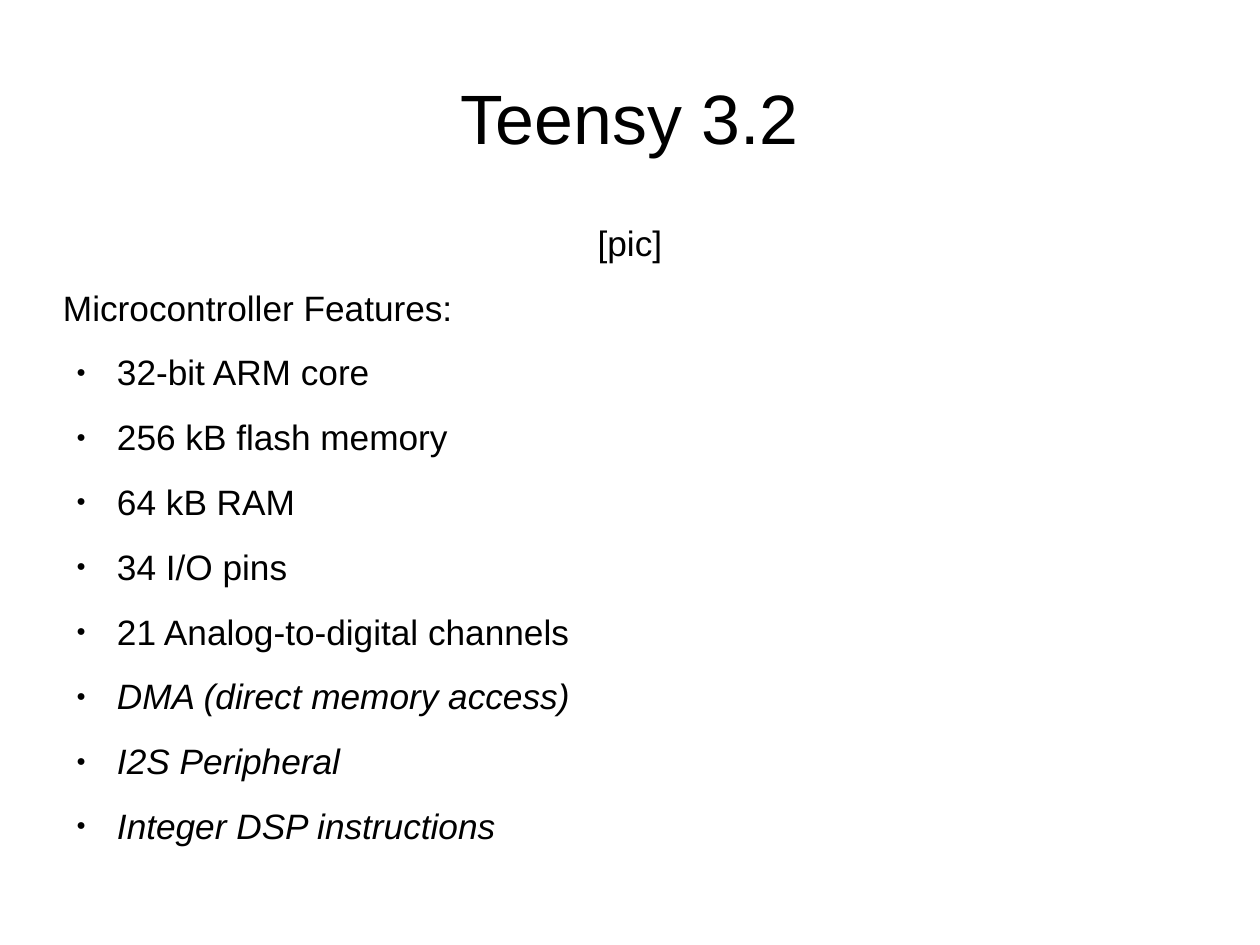
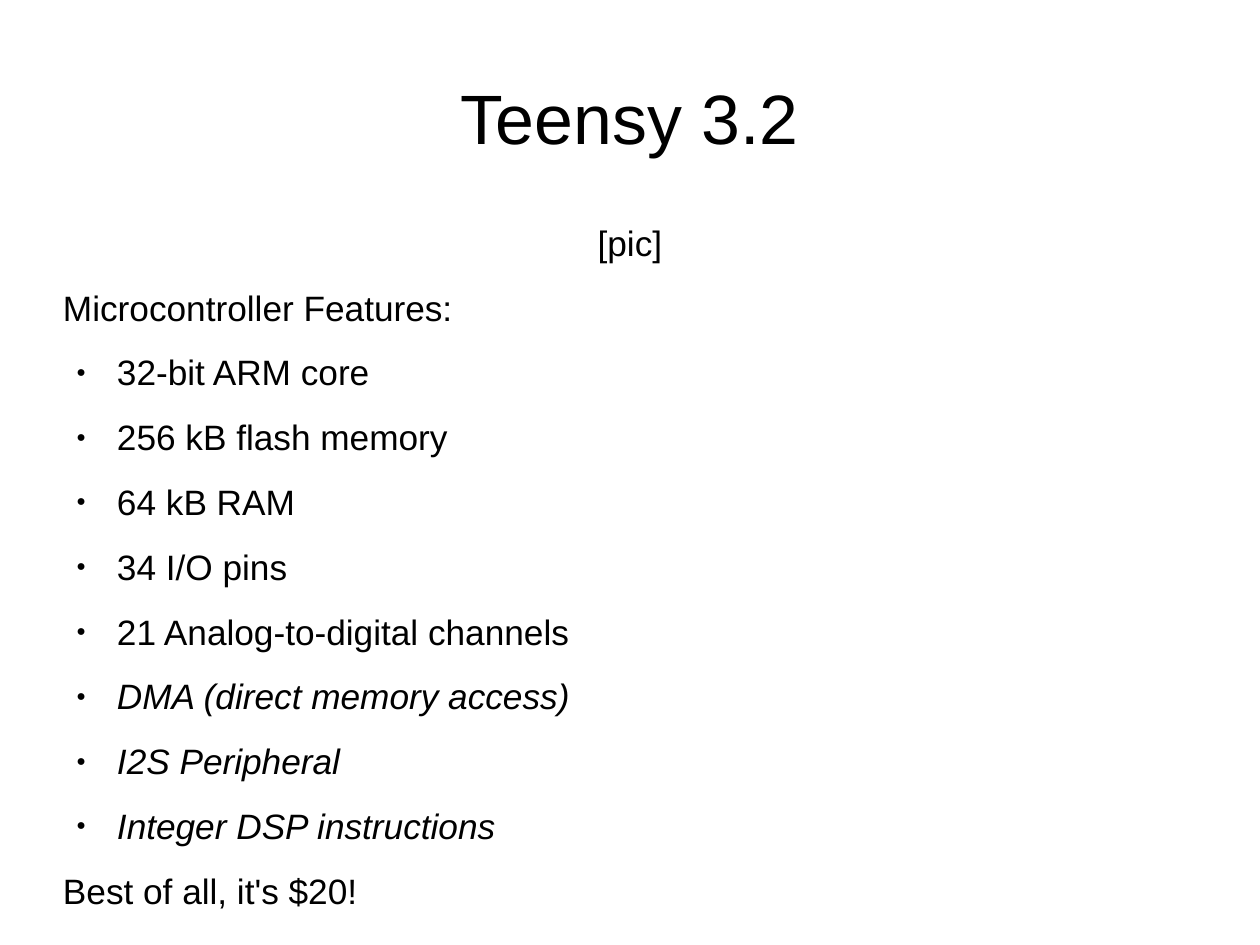
Before and after one commit to Jacquot-SFE/Teensy-synth-platform, a slide deck: slide 3 of presentation/slides/teensy-synthesis.odp. Drawn at 1260x945 pixels with LibreOffice and Linux fonts; fonts in the diff are those of the drawing. Boxes give left, top, right and bottom in pixels: in the first picture for what was removed or moved away, otherwise in the second. Text is boxed around its words. In the diff, an @@ line names an element or a change of style, - is before the commit and + after.

```diff
--- a/presentation/slides/teensy-synthesis.odp
+++ b/presentation/slides/teensy-synthesis.odp
@@ text at (63, 878, 357, 909): paragraph added @@
+Best of all, it's $20!
```
Also in this commit, not shown: 2 other slides changed.
